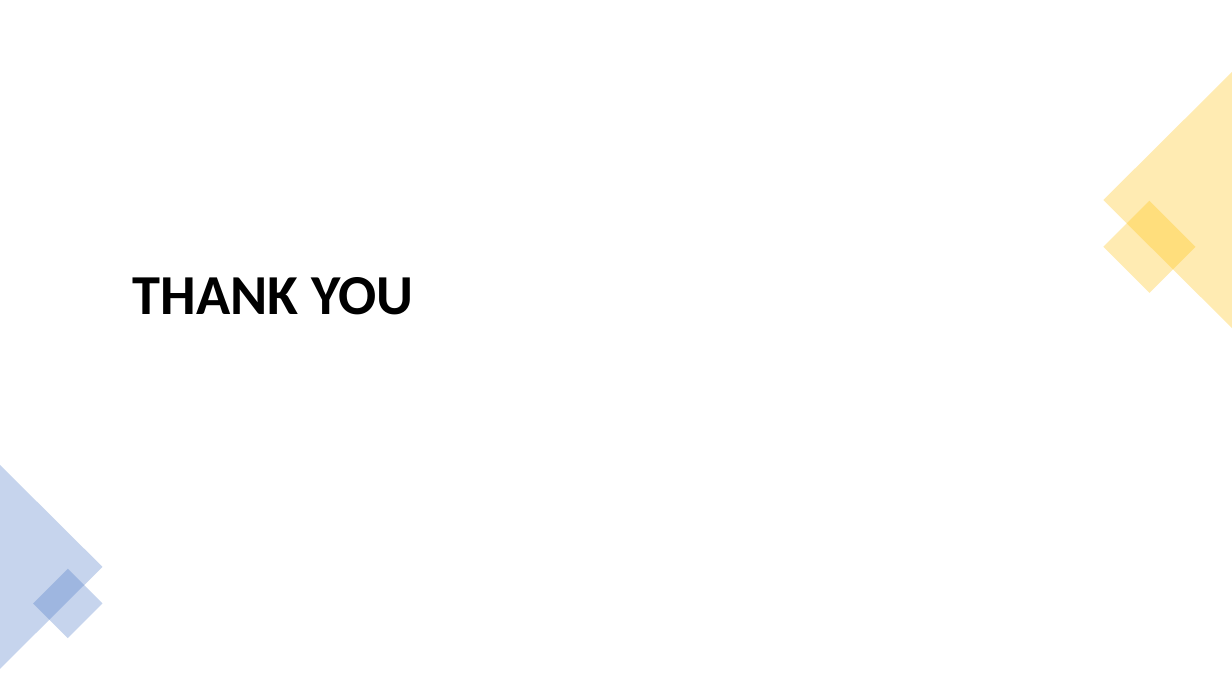
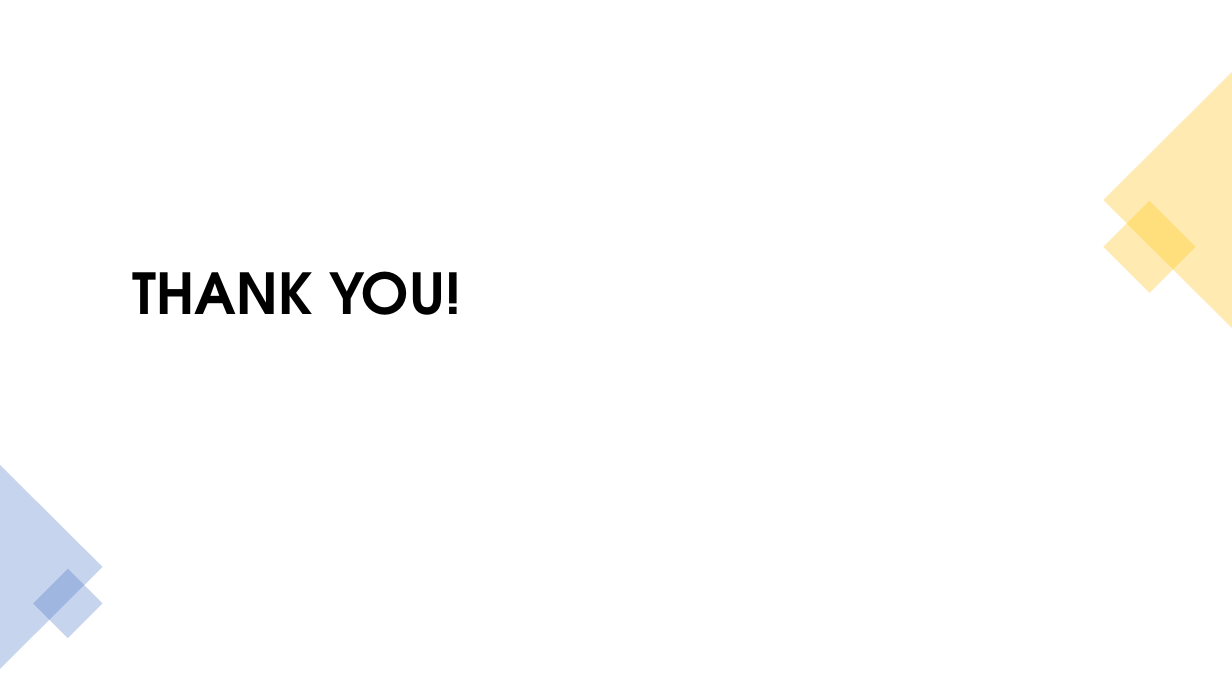
Before and after one commit to V-Villagomez/ETL-Stock-Trends, a slide deck: slide 11 of diagrams/Stock Trends ETL Process.pptx. Drawn at 1232x693 pixels with LibreOffice and Linux fonts; fonts in the diff are those of the drawing. Boxes give left, top, right and bottom in pixels: in the first picture for what was removed or moved away, otherwise in the second. Text is boxed around its words. In the diff, an @@ line names an element or a change of style, - is before the commit and + after.

```diff
--- a/diagrams/Stock Trends ETL Process.pptx
+++ b/diagrams/Stock Trends ETL Process.pptx
@@ title at (133, 271, 461, 315): text changed; font Calibri to TeX Gyre Adventor @@
-THANK YOU
+THANK YOU!
```
Also in this commit, not shown: 9 other slides changed.
